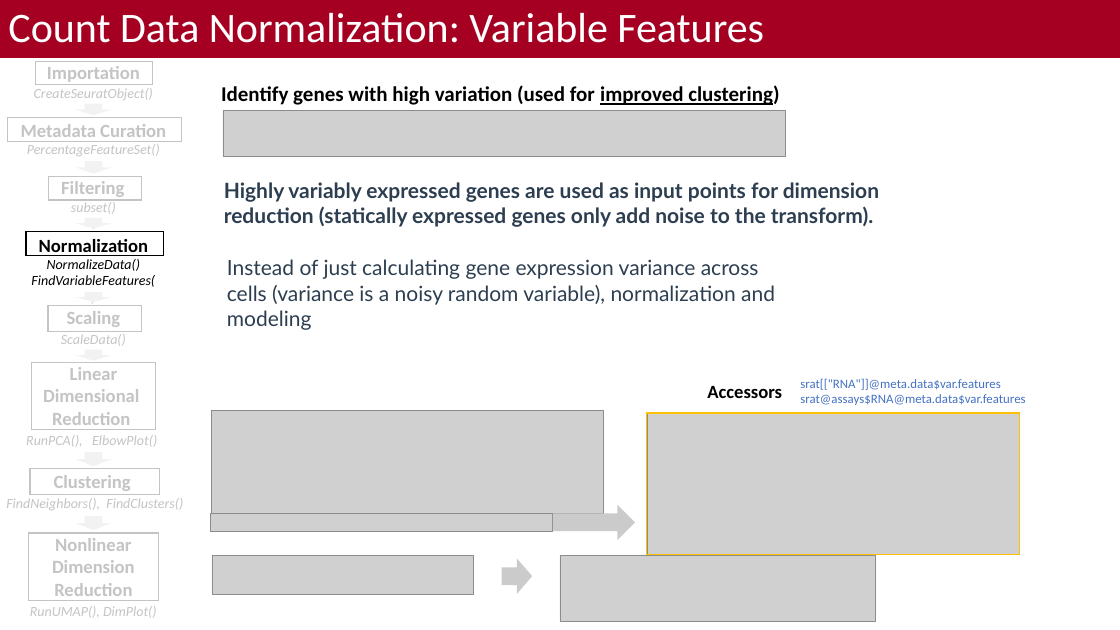
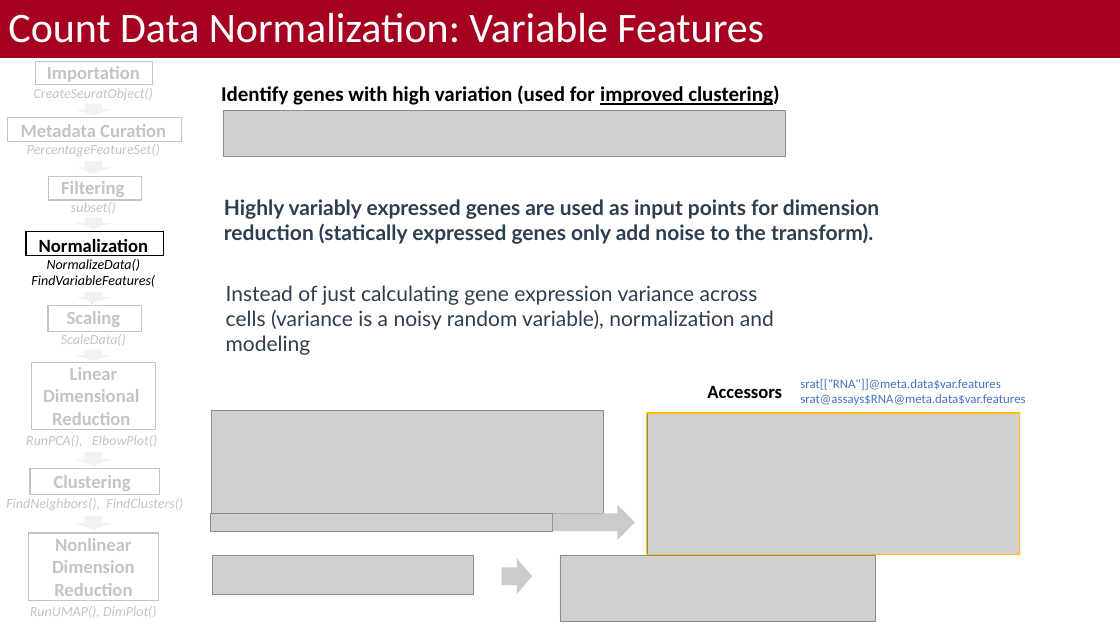
Before and after one commit to bacorli2/scrna_workshop, a slide deck: slide 8 of M3_Seurat_Processing/M3_Seurat_Processing.pptx (slide 9 before the commit). Drawn at 1120x630 pixels with LibreOffice and Linux fonts; fonts in the diff are those of the drawing; grey boxes stand for pictures; background and template pictures are left out. Boxes give left, top, right and bottom in pixels: in the first picture for what was removed or moved away, otherwise in the second. Text is boxed around its words. In the diff, an @@ line names an element or a change of style, - is before the commit and + after.

```diff
--- a/M3_Seurat_Processing/M3_Seurat_Processing.pptx
+++ b/M3_Seurat_Processing/M3_Seurat_Processing.pptx
@@ text "Highly variably expressed genes are ...": place and size @@
-text "Highly variably expressed genes are ..." at <box>224,182,879,227</box>
+text "Highly variably expressed genes are ..." at <box>224,199,879,244</box>
@@ text "Instead of just calculating gene ...": place and size @@
-text "Instead of just calculating gene ..." at <box>227,259,775,330</box>
+text "Instead of just calculating gene ..." at <box>226,285,774,355</box>
```
Also in this commit, not shown: 1 other slide changed, 1 slide added, 3 slides removed, 1 other file.
